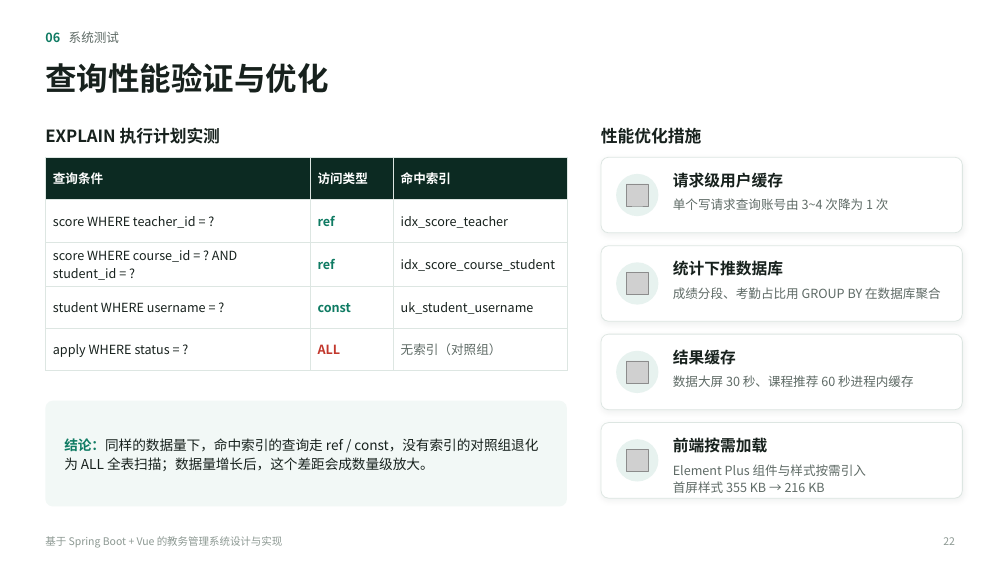
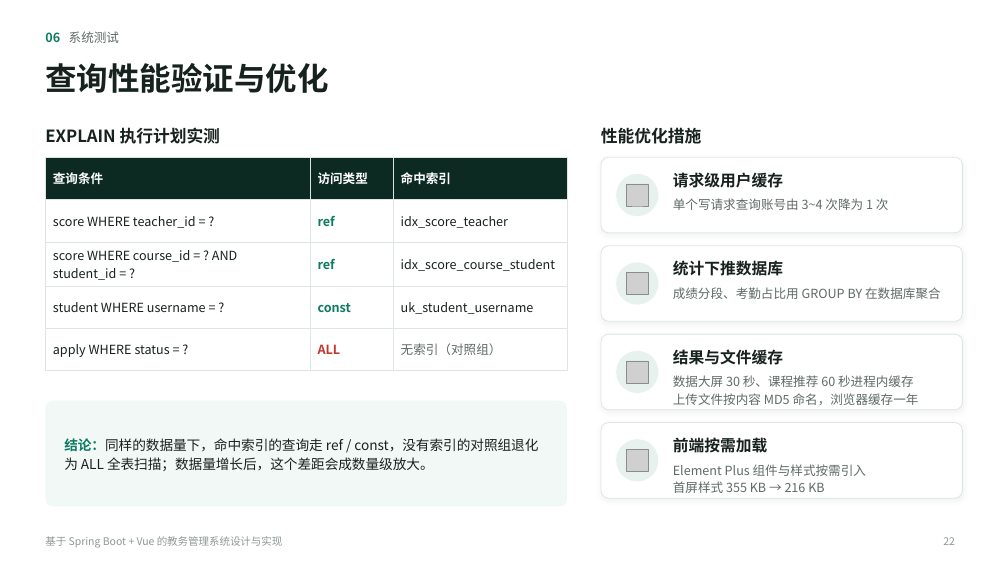
Before and after one commit to waitrain72-byte/education-admin-system, a slide deck: slide 22 of docs/教务管理系统-毕业答辩.pptx. Drawn at 1008x567 pixels with LibreOffice and Linux fonts; fonts in the diff are those of the drawing; grey boxes stand for pictures. Boxes give left, top, right and bottom in pixels: in the first picture for what was removed or moved away, otherwise in the second. Text is boxed around its words. In the diff, an @@ line names an element or a change of style, - is before the commit and + after.

Commit message:
feat: 考试可挂在某门课下只给这门课的师生看；补登录锁定、权限判定、课程空间准入测试；文件下载加长期缓存
- 考试安排加所属课程 course_id（空 = 全校考试），首页、日程、数据大屏、列表与按 ID 查同一套可见范围，老库启动时自动补列；删没人选的课时一并删它的考试
- 登录失败计数只算 15 分钟内，修正锁定提示多算一分钟；新增 LoginProtectService / PermissionService / 课程空间准入 / 文件下载测试（后端 233 → 265）
- 文件下载边读边发，带一年浏览器缓存与 nosniff，找不到返回 404
- README、系统设计、ER 图与答辩 PPT 同步（测试合计 534）

```diff
--- a/docs/教务管理系统-毕业答辩.pptx
+++ b/docs/教务管理系统-毕业答辩.pptx
@@ text at (x1=673, y1=349, x2=783, y2=365): text changed @@
-结果缓存
+结果与文件缓存
@@ text at (x1=673, y1=393, x2=919, y2=405): paragraph added @@
+上传文件按内容 MD5 命名，浏览器缓存一年
```
Also in this commit, not shown: 8 other slides changed, 31 other files.
